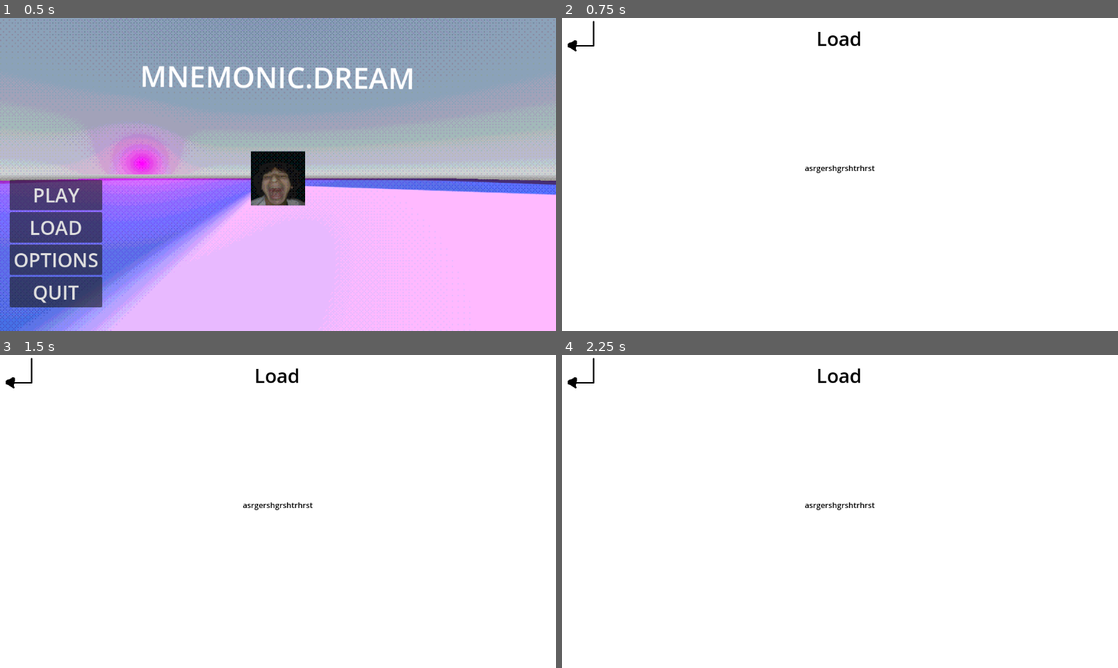
Above: before the commit, frames 1-4 (two rows, left to right).
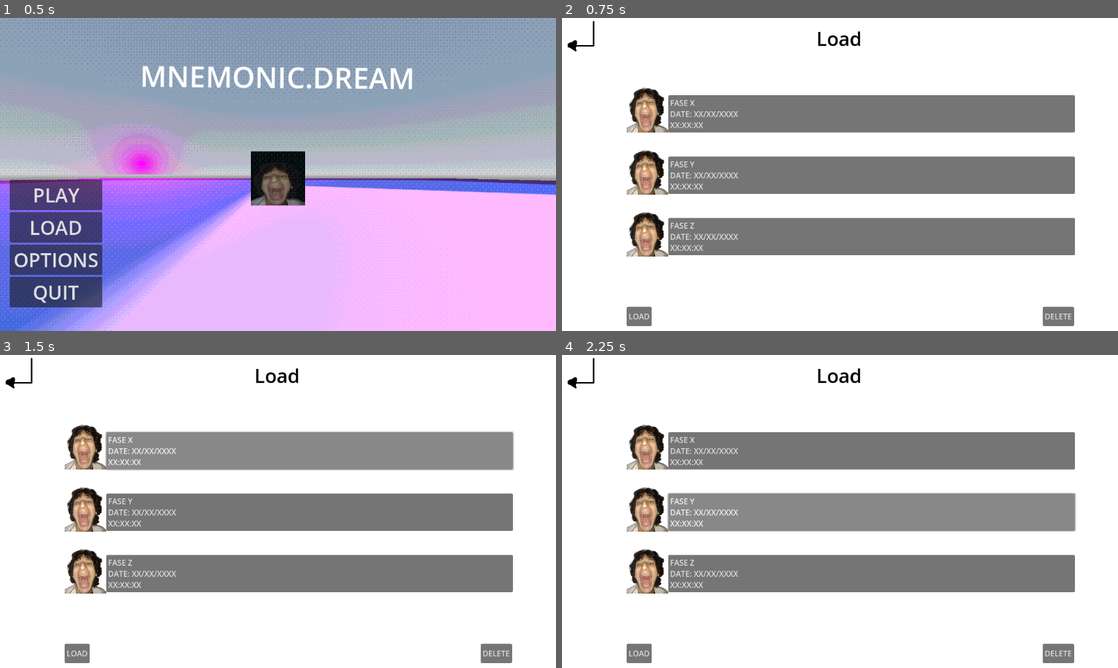
Above: after the commit, the same moments.

Repository: felipepreuss/mnemonic.dream
Game: Godot game, scene res://Scenes/main_menu.tscn
Two runs of this game, one before a commit and one after it. Both use one fixed random seed, a clock stepped at 60 frames per second and the inputs below. The engine's default icon, where the game draws it, is replaced by a stand-in: a white triangle on a blue panel in a dark square. Sound files missing from this copy of the repository are replaced by a short silence.
Inputs (mouse positions are in pixels of both pictures, inside the frame that each line leads up to):
- Up to frame 1 (0.5 s): no input
- Up to frame 2 (0.75 s): click "LOAD" at 0.5 s
- Up to frame 3 (1.5 s): click (311, 452) at 1.25 s, where only the run after the commit has a clickable "FASE X DATE: XX/XX/XXXX XX:XX…"
- Up to frame 4 (2.25 s): click (873, 511) at 2 s, where only the run after the commit has a clickable "FASE Y DATE: XX/XX/XXXX XX:XX…"

Frame 1 is identical in both runs. In frame 2, 29% of the frame differs, in the area x 11-93%, y 22-99%; in frame 3, 30%; in frame 4, 30%.

Commit message:
load menu WIP
added WIP load menu

Diff:
--- a/Scenes/load_menu.tscn
+++ b/Scenes/load_menu.tscn
@@ -1,7 +1,8 @@
-[gd_scene load_steps=3 format=3 uid="uid://dm30l2vm5nu0u"]
+[gd_scene load_steps=4 format=3 uid="uid://dm30l2vm5nu0u"]
 
 [ext_resource type="Script" uid="uid://cj4qkw264ojkv" path="res://Script/load_menu.gd" id="1_h2gvq"]
 [ext_resource type="Texture2D" uid="uid://bil1m6vb7odnd" path="res://Assets/back_arrow.png" id="2_ia5h8"]
+[ext_resource type="Texture2D" uid="uid://cyvkpf5i46apr" path="res://Assets/fabbri2.png" id="2_x2u1x"]
 
 [node name="load_menu" type="Control"]
 layout_mode = 3
@@ -45,26 +46,81 @@
 anchor_top = 0.5
 anchor_right = 0.5
 anchor_bottom = 0.5
-offset_left = -20.0
-offset_top = -20.0
-offset_right = 20.0
-offset_bottom = 20.0
+offset_left = -356.0
+offset_top = -164.5
+offset_right = 487.0
+offset_bottom = 166.5
 grow_horizontal = 2
 grow_vertical = 2
+theme_override_constants/separation = 50
 
-[node name="Label" type="Label" parent="VBoxContainer"]
+[node name="FILE_1" type="Button" parent="VBoxContainer"]
 layout_mode = 2
-theme_override_colors/font_color = Color(0, 0, 0, 1)
-text = "asrgershgrshtrhrst"
+text = "FASE X
+DATE: XX/XX/XXXX
+XX:XX:XX"
+alignment = 0
 
-[node name="Label2" type="Label" parent="VBoxContainer"]
+[node name="Sprite2D" type="Sprite2D" parent="VBoxContainer/FILE_1"]
+position = Vector2(-43, 19)
+scale = Vector2(0.2, 0.2)
+texture = ExtResource("2_x2u1x")
+
+[node name="FILE_2" type="Button" parent="VBoxContainer"]
 layout_mode = 2
+text = "FASE Y
+DATE: XX/XX/XXXX
+XX:XX:XX"
+alignment = 0
+
+[node name="Sprite2D" type="Sprite2D" parent="VBoxContainer/FILE_2"]
+position = Vector2(-43, 21.5)
+scale = Vector2(0.2, 0.2)
+texture = ExtResource("2_x2u1x")
+
+[node name="FILE_3" type="Button" parent="VBoxContainer"]
+layout_mode = 2
+text = "FASE Z
+DATE: XX/XX/XXXX
+XX:XX:XX"
+alignment = 0
+
+[node name="Sprite2D" type="Sprite2D" parent="VBoxContainer/FILE_3"]
+position = Vector2(-43, 22.5)
+scale = Vector2(0.2, 0.2)
+texture = ExtResource("2_x2u1x")
 
 [node name="TextureButton" type="TextureButton" parent="."]
 layout_mode = 0
 offset_left = 12.0
-offset_right = 69.0
-offset_bottom = 69.0
+offset_right = 72.0
+offset_bottom = 70.0
 texture_normal = ExtResource("2_ia5h8")
 
+[node name="HBoxContainer" type="HBoxContainer" parent="."]
+layout_mode = 1
+anchors_preset = 7
+anchor_left = 0.5
+anchor_top = 1.0
+anchor_right = 0.5
+anchor_bottom = 1.0
+offset_left = -442.0
+offset_top = -50.0
+offset_right = 495.0
+offset_bottom = -10.0
+grow_horizontal = 2
+grow_vertical = 0
+theme_override_constants/separation = 810
+
+[node name="load_button" type="Button" parent="HBoxContainer"]
+layout_mode = 2
+text = "LOAD"
+
+[node name="delete_button" type="Button" parent="HBoxContainer"]
+layout_mode = 2
+text = "DELETE"
+
+[connection signal="pressed" from="VBoxContainer/FILE_1" to="." method="_on_file_1_pressed"]
+[connection signal="pressed" from="VBoxContainer/FILE_2" to="." method="_on_file_2_pressed"]
+[connection signal="pressed" from="VBoxContainer/FILE_3" to="." method="_on_file_3_pressed"]
 [connection signal="pressed" from="TextureButton" to="." method="_on_texture_button_pressed"]
--- a/Script/load_menu.gd
+++ b/Script/load_menu.gd
@@ -7,3 +7,15 @@
 
 func _on_texture_button_pressed() -> void:
 	get_tree().change_scene_to_file("res://Scenes/main_menu.tscn")
+
+
+func _on_file_1_pressed() -> void:
+	print("select file 1")
+
+
+func _on_file_2_pressed() -> void:
+	print("select file 2")
+
+
+func _on_file_3_pressed() -> void:
+	print("select file 3")
